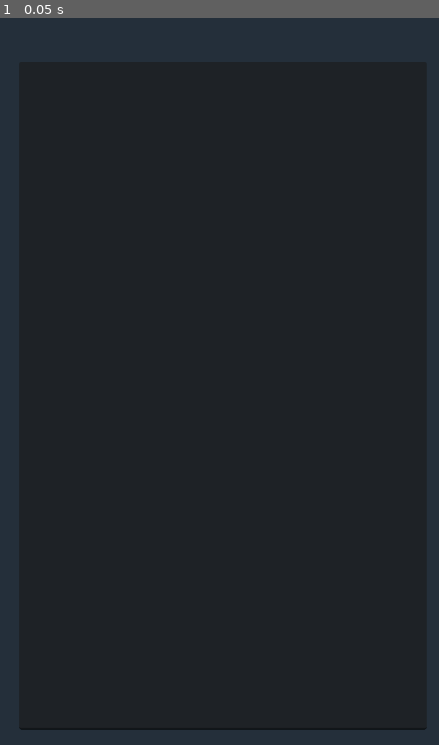
Above: before the commit, frame 1.
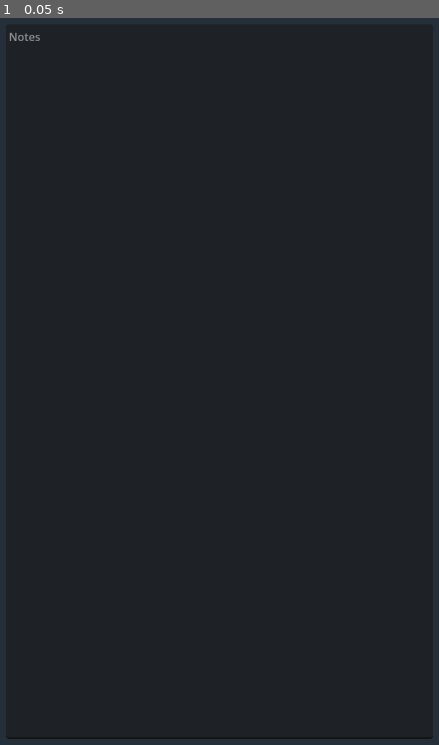
Above: after the commit, the same moment.

Repository: Visio-Lumen/ayro
Game: Godot game, scene res://textbox.tscn
Two runs of this game, one before a commit and one after it. Both use one fixed random seed, a clock stepped at 60 frames per second and the inputs below.
Inputs:
- Up to frame 1 (0.05 s): no input

The runs differ from the first frame. In frame 1, 0.3% of the frame differs, in the area x 1-99%, y 2-100%.

Commit message:
minor vector changes

Diff:
--- a/textbox.tscn
+++ b/textbox.tscn
@@ -3,12 +3,13 @@
 [node name="Textbox" type="Node2D"]
 
 [node name="ColorRect" type="ColorRect" parent="."]
-offset_right = 689.0
-offset_bottom = 1176.0
+offset_right = 650.0
+offset_bottom = 1154.0
 color = Color(0.141176, 0.184314, 0.227451, 1)
 
 [node name="TextEdit" type="TextEdit" parent="."]
-offset_left = 35.0
-offset_top = 69.0
-offset_right = 623.0
-offset_bottom = 1032.0
+offset_left = 16.0
+offset_top = 15.0
+offset_right = 632.0
+offset_bottom = 1045.0
+placeholder_text = "Notes"
